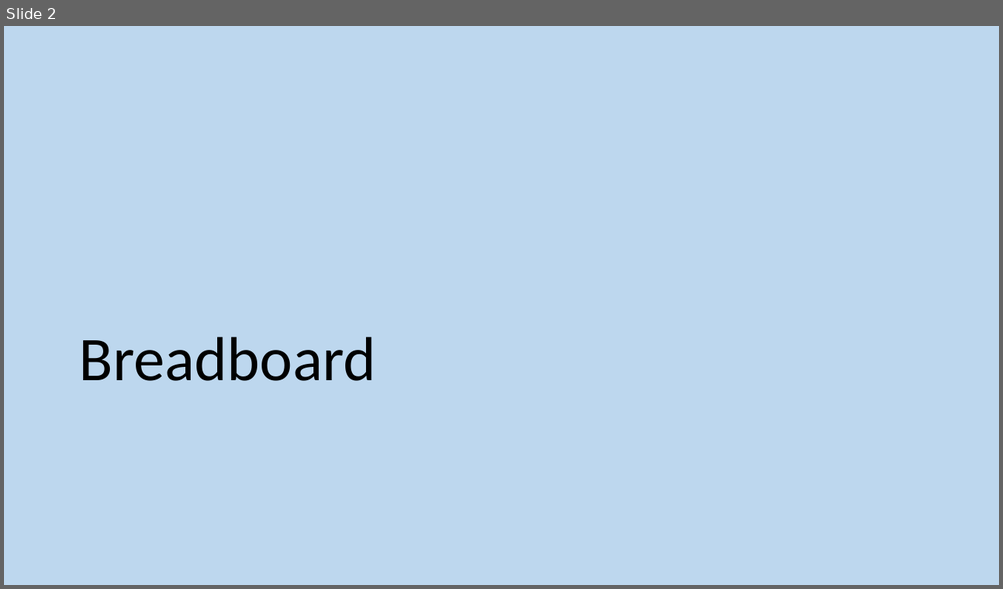
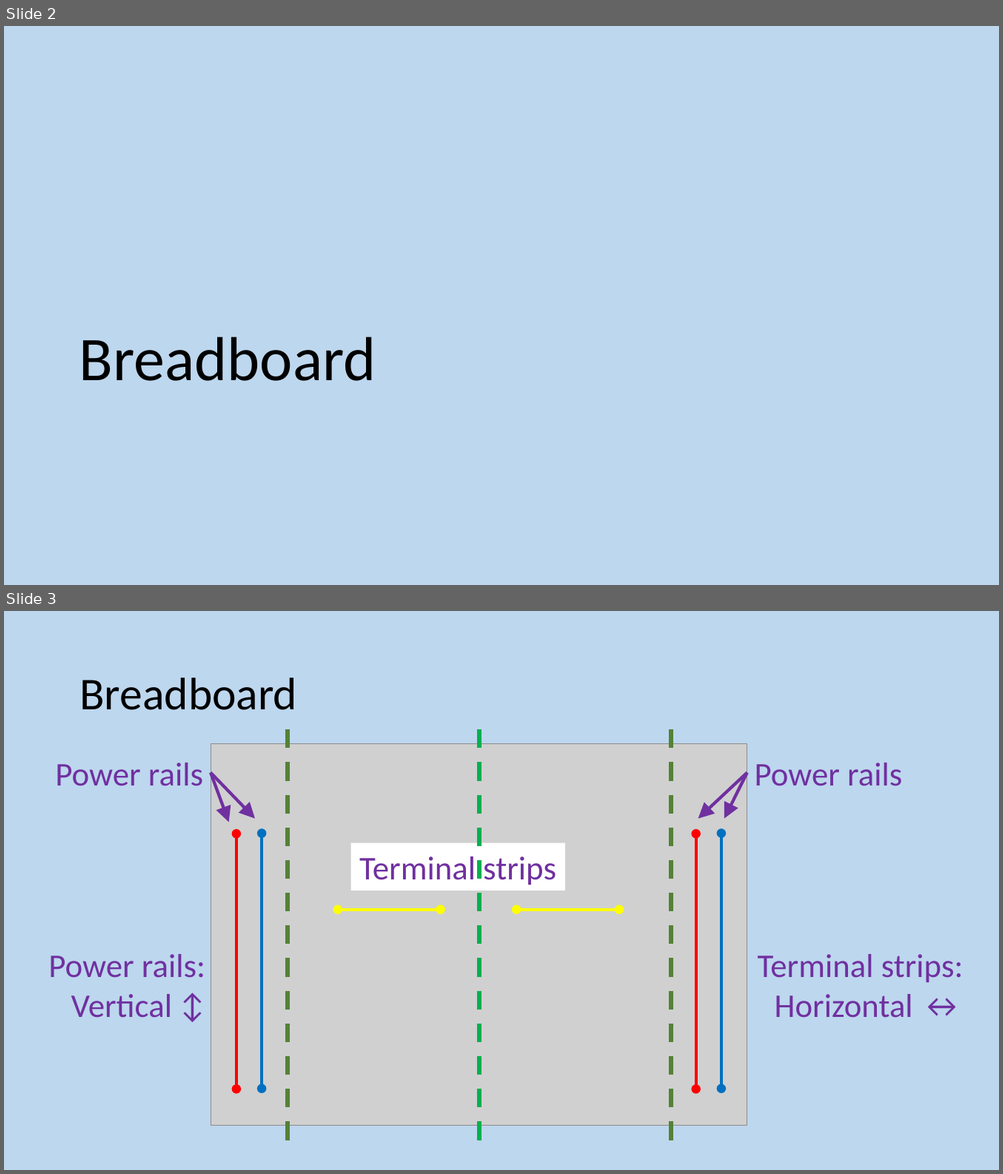
Before and after one commit to MrFriendCS/MrFriendCS.github.io, a slide deck: physical/Physical Slides.pptx. Shown one above the other, each under a label of ours: slide 2 before the commit, slides 2 and 3 after it. The pictures are 1003x589 and 1003x1174 pixels, drawn with LibreOffice and Linux fonts; fonts in the diff are those of the drawing; grey boxes stand for pictures. Boxes give left, top, right and bottom in pixels: in the first picture for what was removed or moved away, otherwise in the second. Text is boxed around its words. In the diff, an @@ line names an element or a change of style, - is before the commit and + after.

```diff
--- a/physical/Physical Slides.pptx
+++ b/physical/Physical Slides.pptx
@@ slide 3 added at <box>4,611,999,1170</box>, background #BDD7EE @@
@@ title added at <box>79,678,297,710</box>, 44 pt, text #000000 @@
+Breadboard
@@ picture added at <box>211,743,747,1126</box> @@
@@ line added from (287, 729) to (287, 1141), #548235 4.5 pt dashed @@
@@ line added from (479, 729) to (479, 1141), #00B050 4.5 pt dashed @@
@@ line added from (671, 729) to (671, 1141), #548235 4.5 pt dashed @@
@@ text added at <box>55,763,203,786</box>, 32 pt, text #7030A0 @@
+Power rails
@@ text added at <box>754,763,902,786</box>, 32 pt, text #7030A0 @@
+Power rails
@@ arrow added from (210, 773) to (255, 818), #7030A0 3 pt @@
@@ arrow added from (210, 773) to (228, 822), #7030A0 3 pt @@
@@ arrow added from (747, 773) to (698, 818), #7030A0 3 pt @@
@@ arrow added from (747, 773) to (724, 818), #7030A0 3 pt @@
@@ double arrow added from (236, 834) to (236, 1089), #FF0000 3 pt @@
@@ double arrow added from (262, 833) to (262, 1089), #0070C0 3 pt @@
@@ rectangle added at <box>351,843,565,891</box>, fill #FFFFFF, 32 pt, text #7030A0 @@
+Terminal strips
@@ double arrow added from (696, 834) to (696, 1089), #FF0000 3 pt @@
@@ double arrow added from (721, 833) to (721, 1089), #0070C0 3 pt @@
@@ double arrow added from (338, 910) to (441, 910), #FFFF00 3 pt @@
@@ double arrow added from (517, 910) to (619, 910), #FFFF00 3 pt @@
@@ text added at <box>48,954,205,1018</box>, 32 pt, text #7030A0 @@
+Power rails:
+Vertical ↕
@@ text added at <box>757,954,963,1018</box>, 32 pt, text #7030A0 @@
+Terminal strips:
+Horizontal ↔
```
Also in this commit, not shown: 9 other files.
